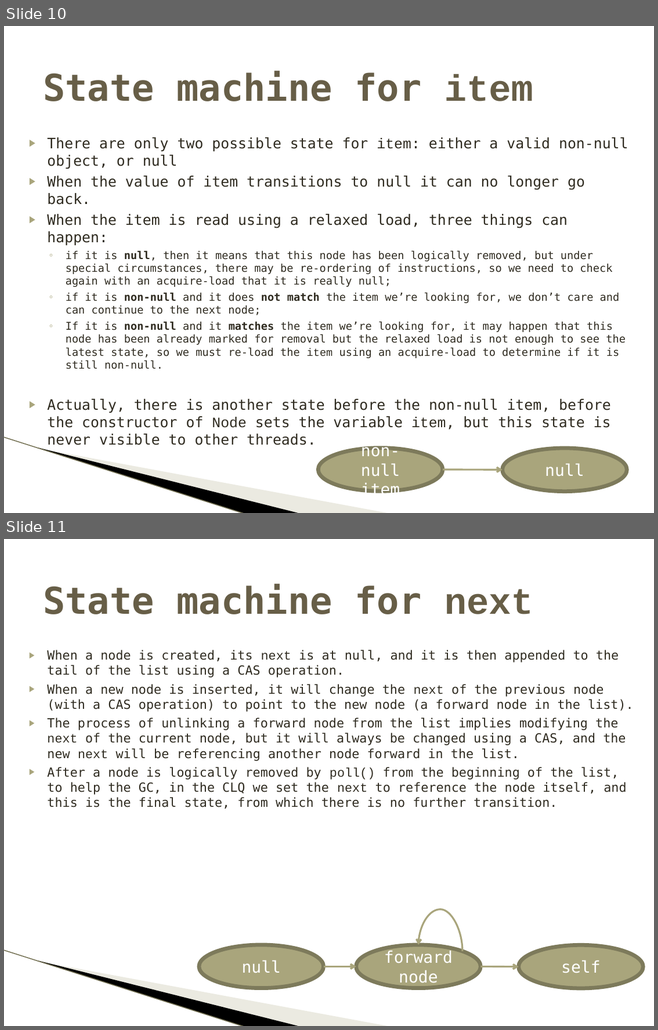
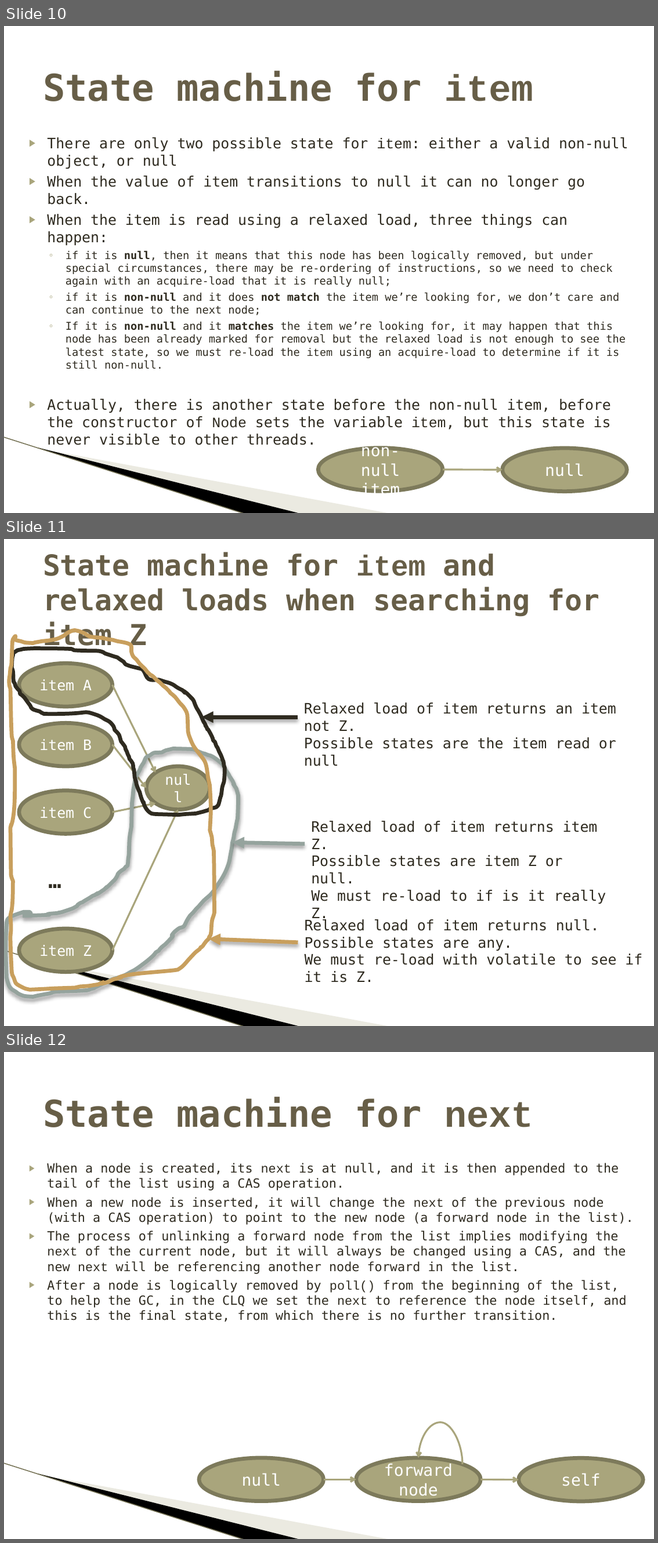
Before and after one commit to pramalhe/ConcurrencyFreaks, a slide deck: Presentations/ConcurrentLinkedQueueRelaxed.pptx. Shown one above the other, each under a label of ours: slides 10 and 11 before the commit, slides 10, 11 and 12 after it. The pictures are 658x1030 and 658x1543 pixels, drawn with LibreOffice and Linux fonts; fonts in the diff are those of the drawing; background and template pictures are left out. Boxes give left, top, right and bottom in pixels: in the first picture for what was removed or moved away, otherwise in the second. Text is boxed around its words. In the diff, an @@ line names an element or a change of style, - is before the commit and + after.

```diff
--- a/Presentations/ConcurrentLinkedQueueRelaxed.pptx
+++ b/Presentations/ConcurrentLinkedQueueRelaxed.pptx
@@ slide 11 added at (x1=4, y1=539, x2=654, y2=1026), background #FFFFFF; not listed: 3 template elements that a slide beside it also shows @@
@@ title added at (x1=43, y1=552, x2=599, y2=652), 32 pt, text #675E47, bold @@
+State machine for item and relaxed loads when searching for item Z
@@ freeform shape added at (x1=9, y1=631, x2=215, y2=990), outline #C89F5D 4.33 pt @@
@@ freeform shape added at (x1=12, y1=648, x2=225, y2=815), outline #2F2B20 4.33 pt @@
@@ ellipse added at (x1=19, y1=663, x2=112, y2=707), fill #A9A57C, outline #7D7A5C 4.33 pt, 16 pt, text #FFFFFF @@
+item A
@@ arrow added from (112, 685) to (155, 773), #A9A57C 2 pt @@
@@ text added at (x1=304, y1=703, x2=616, y2=884), 16 pt, text #2F2B20 @@
+Relaxed load of item returns an item not Z.
+Possible states are the item read or null
@@ ellipse added at (x1=19, y1=723, x2=112, y2=766), fill #A9A57C, outline #7D7A5C 4.33 pt, 16 pt, text #FFFFFF @@
+item B
@@ arrow added from (297, 717) to (201, 717), #2F2B20 4.33 pt @@
@@ arrow added from (112, 745) to (146, 788), #A9A57C 2 pt @@
@@ freeform shape added at (x1=6, y1=749, x2=238, y2=997), outline #95A39D 4.33 pt @@
@@ ellipse added at (x1=146, y1=766, x2=210, y2=810), fill #A9A57C, outline #7D7A5C 4.33 pt, 16 pt, text #FFFFFF @@
+null
@@ ellipse added at (x1=19, y1=790, x2=112, y2=834), fill #A9A57C, outline #7D7A5C 4.33 pt, 16 pt, text #FFFFFF @@
+item C
@@ arrow added from (112, 813) to (155, 803), #A9A57C 2 pt @@
@@ arrow added from (112, 950) to (178, 810), #A9A57C 2 pt @@
@@ text added at (x1=311, y1=821, x2=606, y2=922), 16 pt, text #2F2B20 @@
+Relaxed load of item returns item Z.
+Possible states are item Z or null.
+We must re-load to if is it really Z.
@@ arrow added from (305, 843) to (232, 842), #95A39D 4.33 pt @@
@@ text added at (x1=42, y1=864, x2=118, y2=896), 24 pt, text #2F2B20, bold @@
+…
@@ text added at (x1=304, y1=919, x2=642, y2=983), 16 pt, text #2F2B20 @@
+Relaxed load of item returns null.
+Possible states are any.
+We must re-load with volatile to see if it is Z.
@@ ellipse added at (x1=19, y1=929, x2=112, y2=972), fill #A9A57C, outline #7D7A5C 4.33 pt, 16 pt, text #FFFFFF @@
+item Z
@@ arrow added from (297, 943) to (209, 939), #C89F5D 4.33 pt @@
@@ what was slide 11 is now slide 12 @@
```
Also in this commit, not shown: 2 other files.
